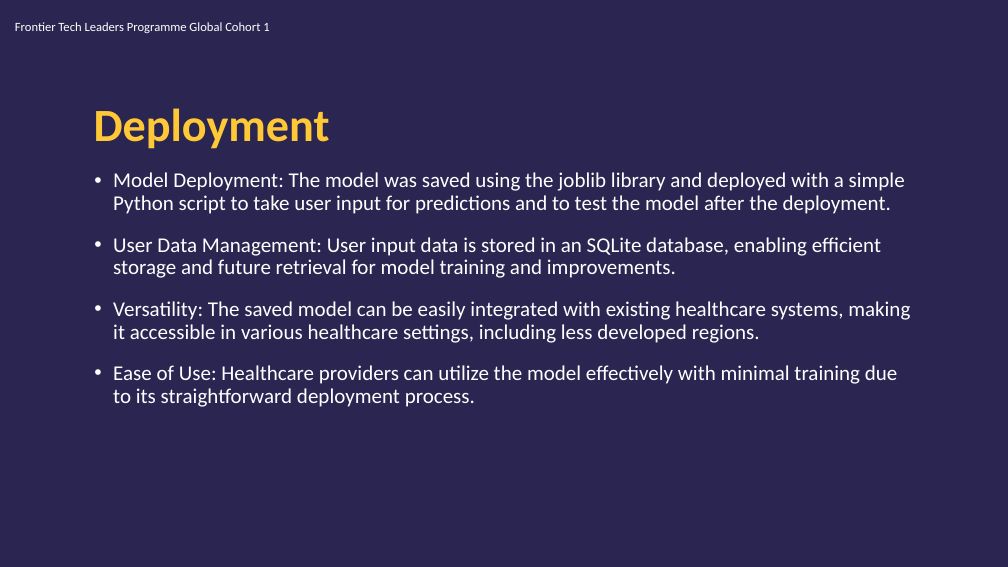
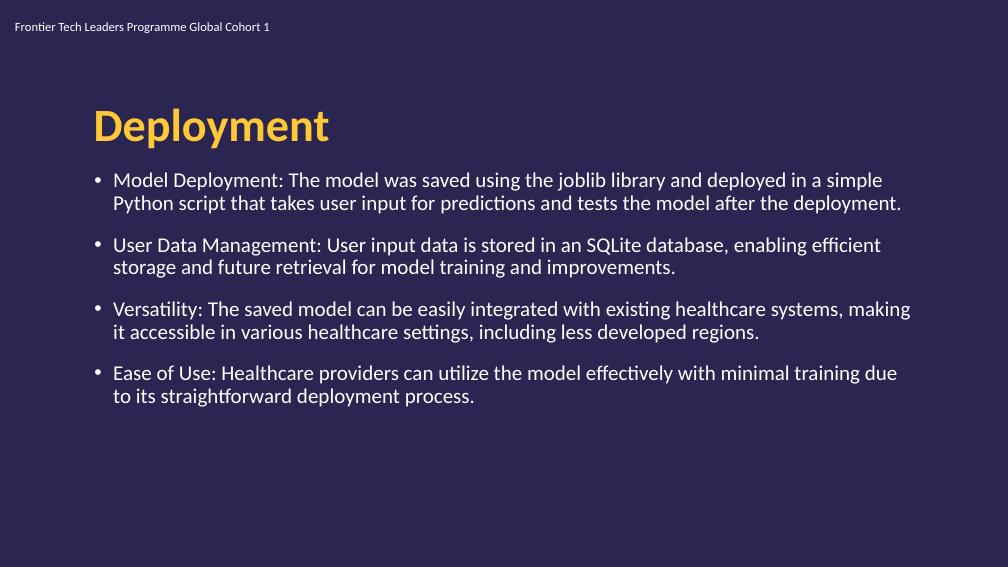
Before and after one commit to edasaruhan/FTL_TR2_Capstone_Project_Hasibullah, a slide deck: slide 20 of Hasibullah_Mohmand_Hattack.ai_Presentation .pptx (slide 18 before the commit). Drawn at 1008x567 pixels with LibreOffice and Linux fonts; fonts in the diff are those of the drawing; background and template pictures are left out. Boxes give left, top, right and bottom in pixels: in the first picture for what was removed or moved away, otherwise in the second. Text is boxed around its words. In the diff, an @@ line names an element or a change of style, - is before the commit and + after.

```diff
--- a/Hasibullah_Mohmand_Hattack.ai_Presentation .pptx
+++ b/Hasibullah_Mohmand_Hattack.ai_Presentation .pptx
@@ text at [113,172,901,214]: text changed @@
-• Model Deployment: The model was saved using the joblib library and deployed with a simple Python script to take user input for predictions and to test the model after the deployment.
+• Model Deployment: The model was saved using the joblib library and deployed in a simple Python script that takes user input for predictions and tests the model after the deployment.
```
Also in this commit, not shown: 3 other slides changed, 2 slides added, 1 other file.
